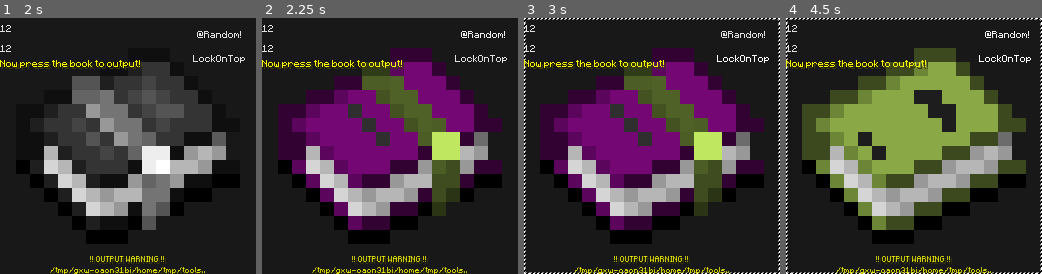
Above: before the commit, frames 1-4 (left to right).
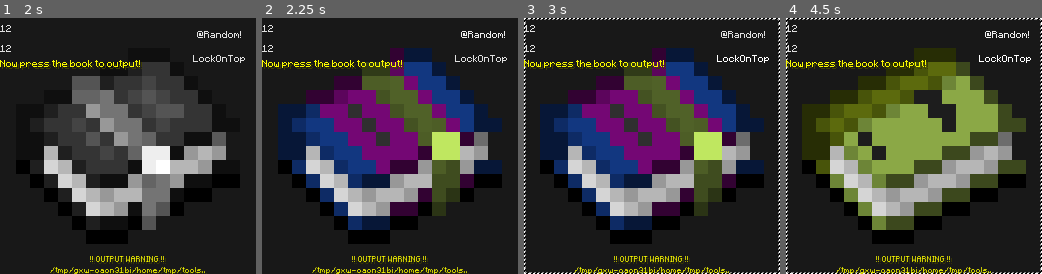
Above: after the commit, the same moments.

Repository: RexTheWho/Bookie-MCEnchantedBookManager
Game: Godot game, scene res://root.tscn
Two runs of this game, one before a commit and one after it. Both use one fixed random seed, a clock stepped at 60 frames per second and the inputs below.
Inputs (mouse positions are in pixels of both pictures, inside the frame that each line leads up to):
- Up to frame 1 (2 s): click (128, 28) at 0.52 s; type "12" at 0.6 s; click (128, 48) at 0.75 s; type "12" at 0.83 s; click (128, 146) at 1.25 s
- Up to frame 2 (2.25 s): click "@Random!" at 2 s
- Up to frame 3 (3 s): click "LockOnTop" at 2.75 s
- Up to frame 4 (4.5 s): click (914, 146) at 3.5 s; click "@Random!" at 4.25 s

Frame 1 is identical in both runs. In frame 2, 15% of the frame differs, in the area x 6-94%, y 11-83%; in frame 3, 15%; in frame 4, 11%.

Commit message:
upd random book

Diff:
--- a/random_book.gd
+++ b/random_book.gd
@@ -14,11 +14,10 @@
 	Color.yellowgreen,
 ]
 
-const COVER_COLORS = []
 const COVER = [
 	preload("res://random_book/book_cover.png"),
-#	preload("res://random_book/book_cover2.png"),
-#	preload("res://random_book/book_cover3.png"),
+	preload("res://random_book/book_cover2.png"),
+	preload("res://random_book/book_cover3.png"),
 ]
 const PAPER = preload("res://random_book/paper.png")
 const BOW = [
@@ -34,11 +33,6 @@
 ]
 
 var book_image:Image
-
-
-func _ready():
-	_debug_get_used_colors( PAPER.get_data() )
-
 
 func generate_book() -> Image:
 	book_image = Image.new()
@@ -125,17 +119,5 @@
 			to_image.unlock()
 
 
-
-func _debug_get_used_colors(image:Image):
-	var used_colors = []
-	for x in image.data.width:
-		for y in image.data.height:
-			image.lock()
-			var col:Color = image.get_pixel(x,y)
-			if !used_colors.has(col):
-				used_colors.append(col)
-			image.unlock()
-
-
 func rand_color() -> Color:
 	return COLOR_COLORS[randi() % COLOR_COLORS.size()].contrasted()
--- a/root.tscn
+++ b/root.tscn
@@ -8,25 +8,25 @@
 [ext_resource path="res://border.png" type="Texture" id=6]
 [ext_resource path="res://random_book.gd" type="Script" id=7]
 
-[sub_resource type="Theme" id=7]
-
-[sub_resource type="StyleBoxEmpty" id=1]
+[sub_resource type="Theme" id=1]
 
 [sub_resource type="StyleBoxEmpty" id=2]
 
 [sub_resource type="StyleBoxEmpty" id=3]
 
+[sub_resource type="StyleBoxEmpty" id=4]
+
+[sub_resource type="StyleBoxEmpty" id=5]
+content_margin_left = 4.0
+
 [sub_resource type="StyleBoxEmpty" id=6]
-content_margin_left = 4.0
-
-[sub_resource type="StyleBoxEmpty" id=5]
-
-[sub_resource type="StyleBoxEmpty" id=8]
+
+[sub_resource type="StyleBoxEmpty" id=7]
 
 [node name="Control" type="Control"]
 anchor_right = 1.0
 anchor_bottom = 1.0
-theme = SubResource( 7 )
+theme = SubResource( 1 )
 script = ExtResource( 1 )
 __meta__ = {
 "_edit_use_anchors_": false
Binary file changed: random_book/book_cover2.png
Not shown, changed: random_book/book_cover2.png.import
Binary file changed: random_book/book_cover3.png
Not shown, changed: random_book/book_cover3.png.import
Not shown: 4 places in root.tscn that only renumber resources
